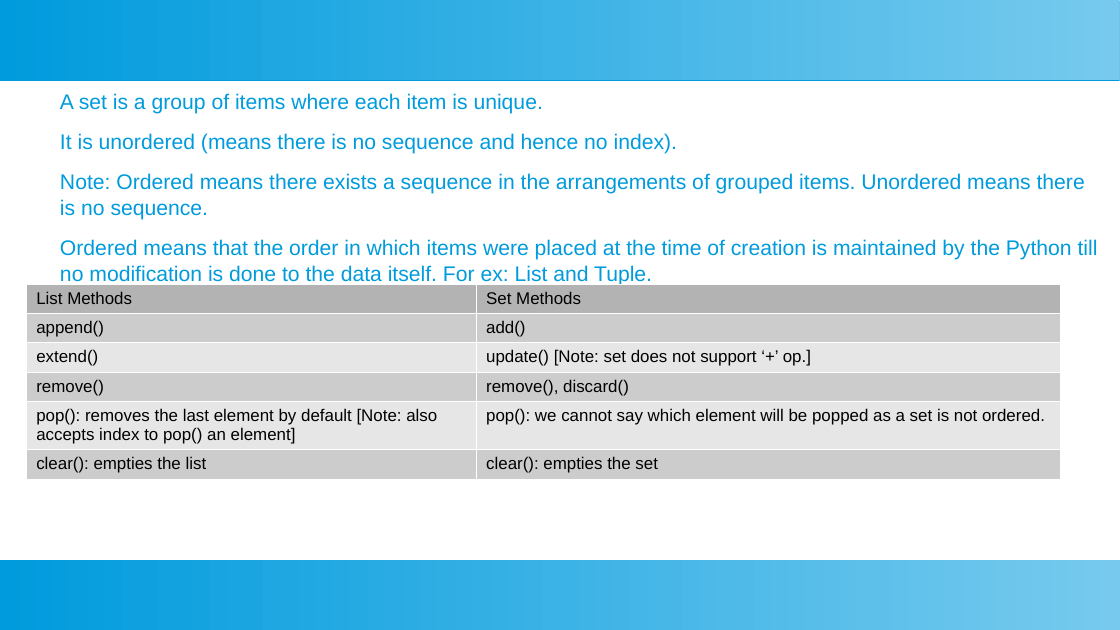
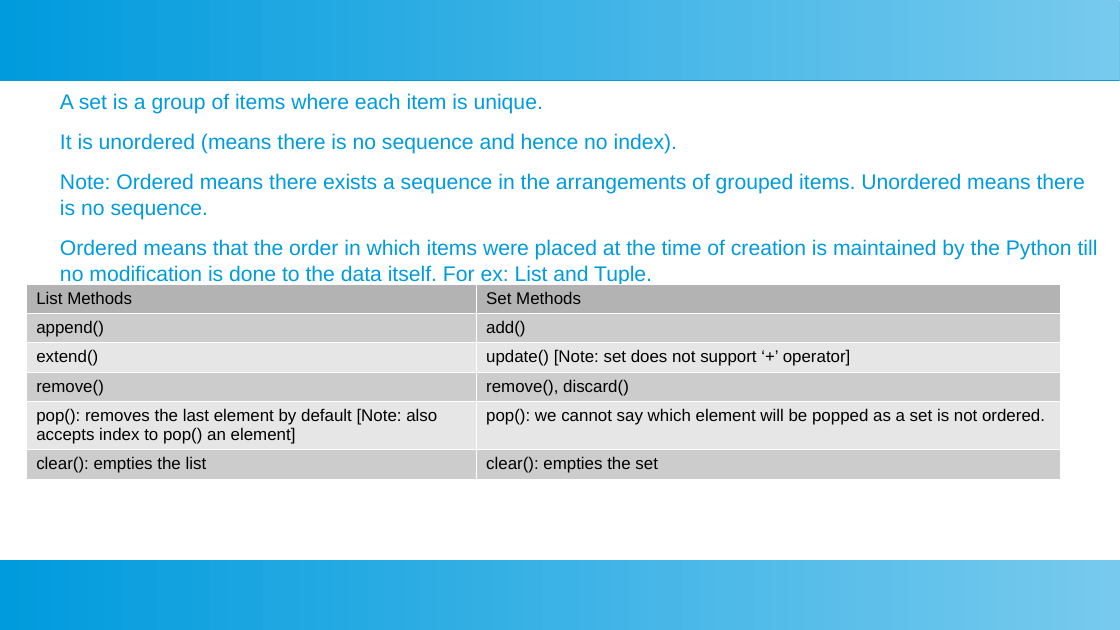
Before and after one commit to ashishjain1547/public_lessons_in_python, a slide deck: slide 3 of Ch 12 - Sets/slides.odp. Drawn at 1120x630 pixels with LibreOffice and Linux fonts; fonts in the diff are those of the drawing. Boxes give left, top, right and bottom in pixels: in the first picture for what was removed or moved away, otherwise in the second. Text is boxed around its words. In the diff, an @@ line names an element or a change of style, - is before the commit and + after.

```diff
--- a/Ch 12 - Sets/slides.odp
+++ b/Ch 12 - Sets/slides.odp
@@ table at (26, 284, 1061, 479) @@
-row 3, column 2: update() [Note: set does not support ‘+’ op.]
+row 3, column 2: update() [Note: set does not support ‘+’ operator]
```
Also in this commit, not shown: 1 other slide changed, 1 slide added, 25 other files.
